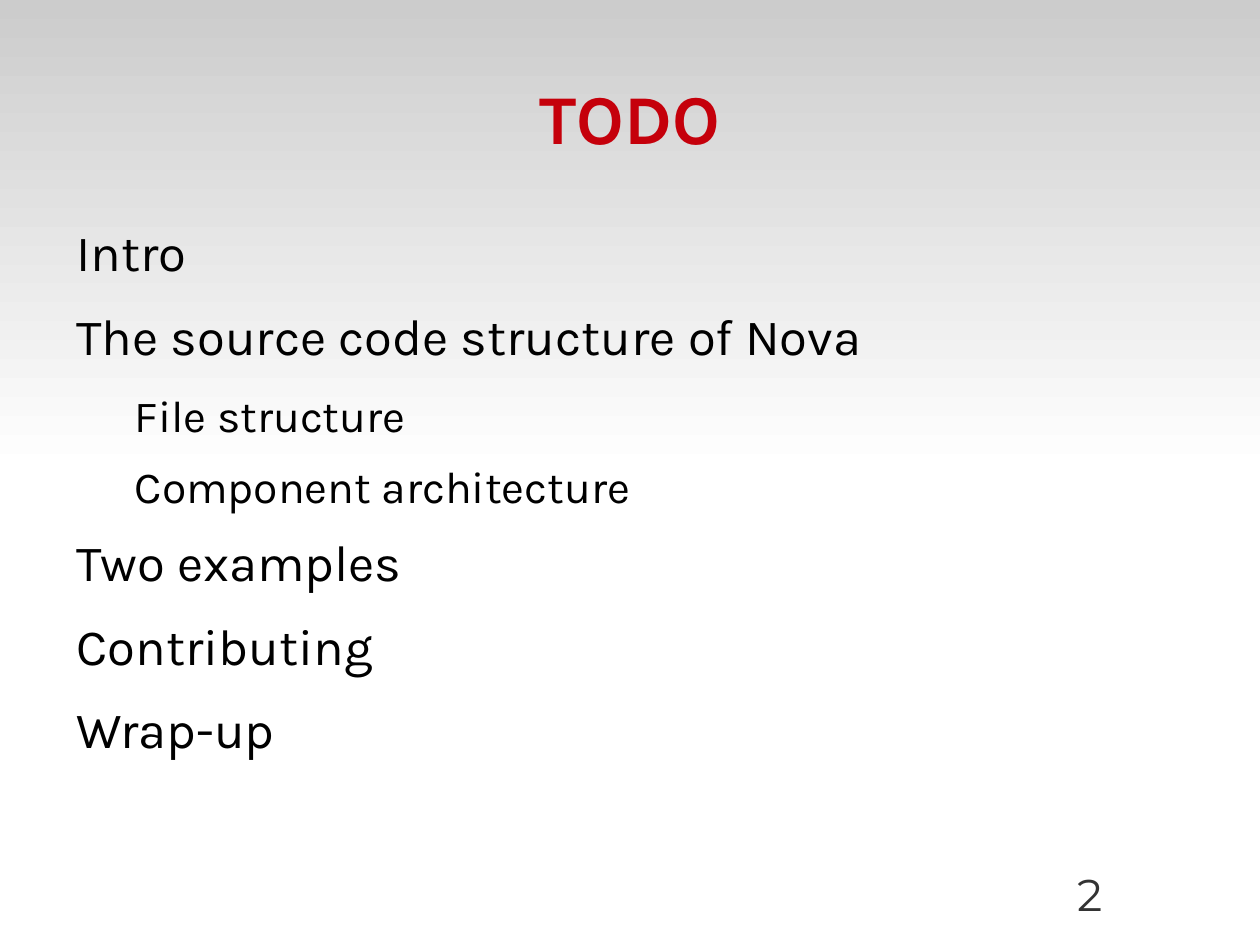
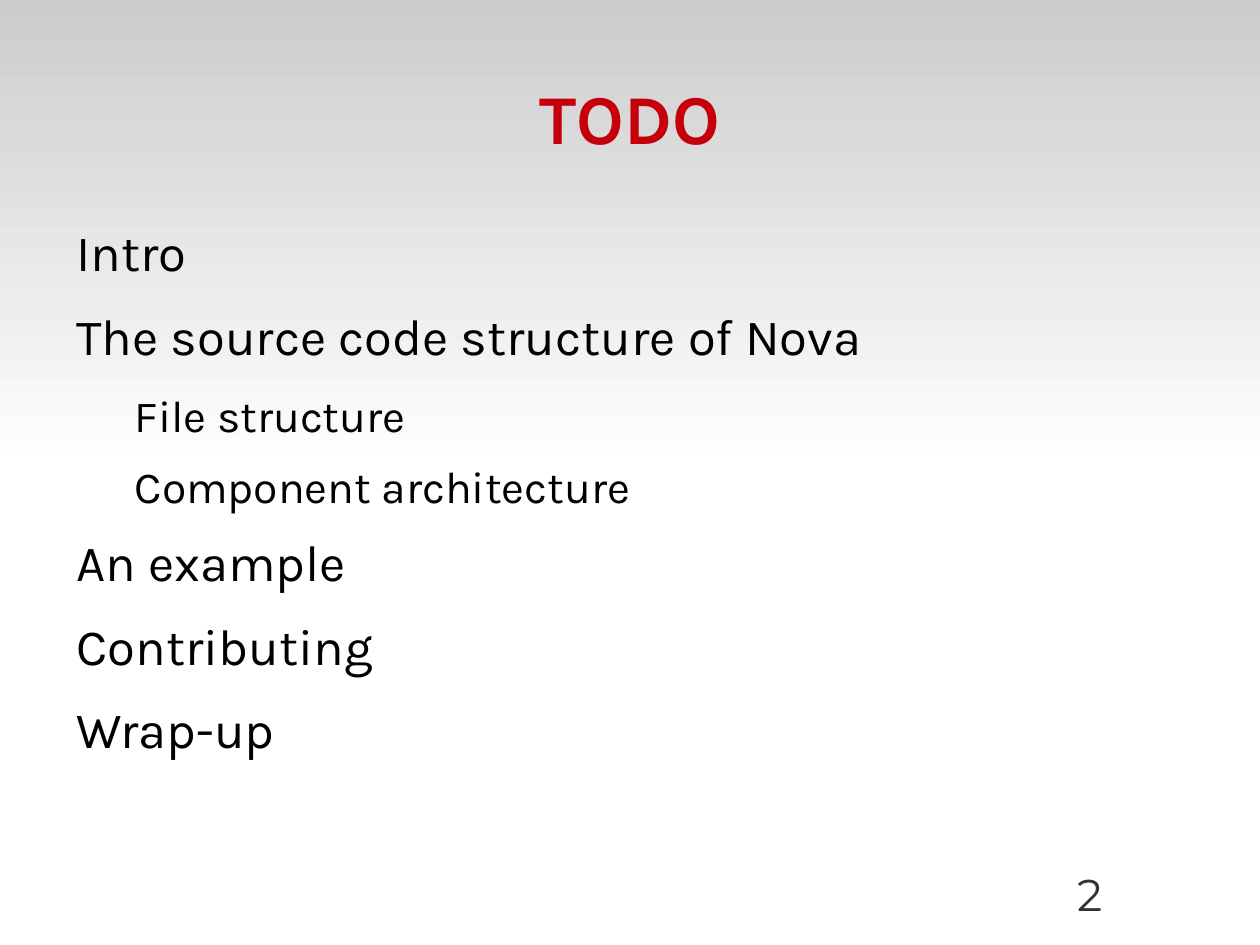
Before and after one commit to zyluo/talk-COSUG-2012, a slide deck: slide 2 of COSUG-2012.odp. Drawn at 1260x945 pixels with LibreOffice and Linux fonts; fonts in the diff are those of the drawing; background and template pictures are left out. Boxes give left, top, right and bottom in pixels: in the first picture for what was removed or moved away, otherwise in the second. Text is boxed around its words. In the diff, an @@ line names an element or a change of style, - is before the commit and + after.

```diff
--- a/COSUG-2012.odp
+++ b/COSUG-2012.odp
@@ text at (x1=76, y1=546, x2=346, y2=593): text changed @@
-Two examples
+An example
```
Also in this commit, not shown: 5 other slides changed, 3 slides added, 2 slides removed, 1 other file.
